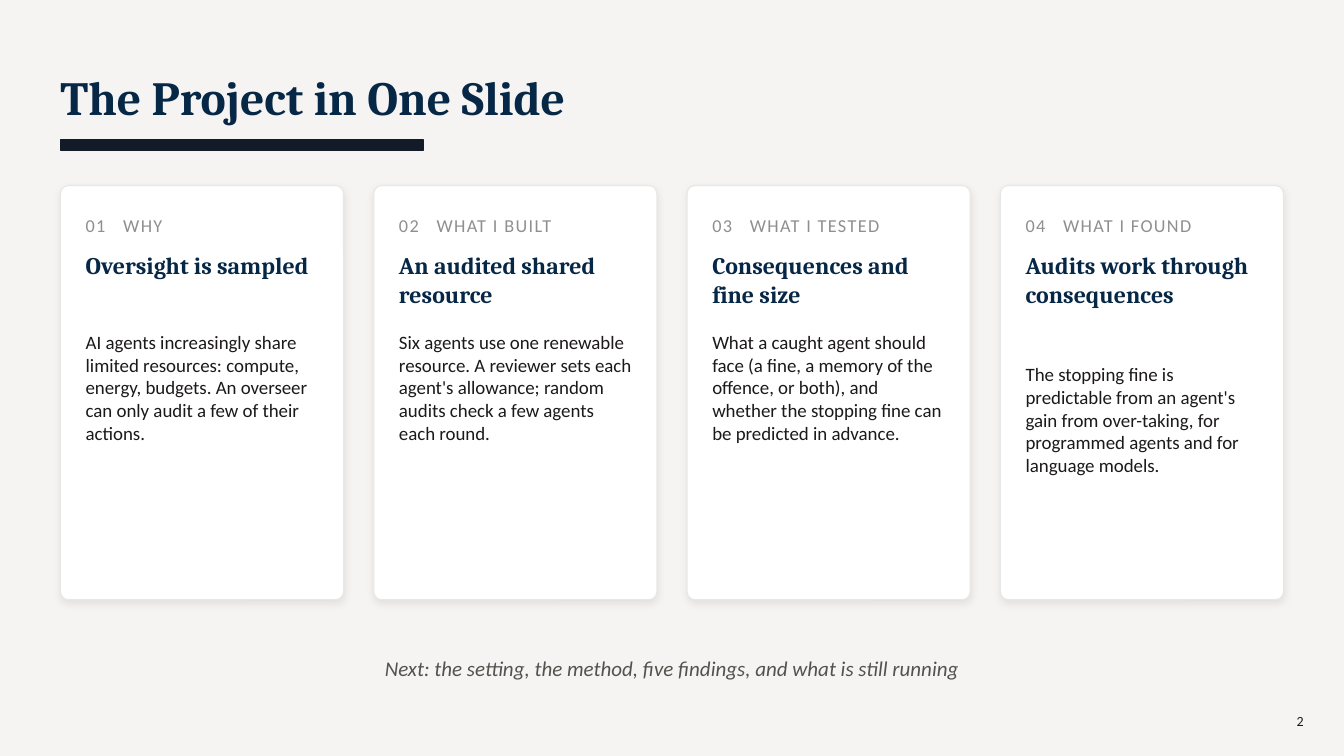
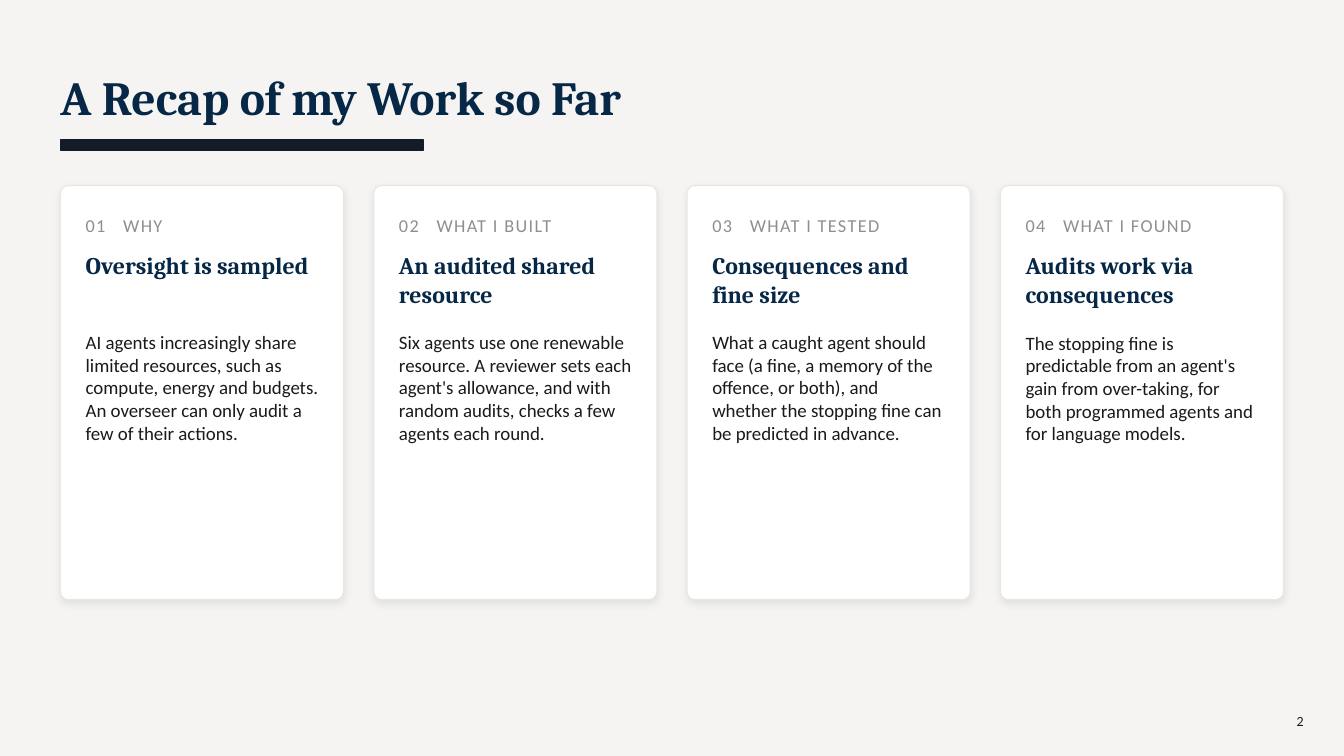
Before and after one commit to TallowCatch/invasion-commons, a slide deck: slide 2 of notes/slides/2026-10-13_phd_catchup/phd_catchup_2026-10-13.pptx. Drawn at 1344x756 pixels with LibreOffice and Linux fonts; fonts in the diff are those of the drawing. Boxes give left, top, right and bottom in pixels: in the first picture for what was removed or moved away, otherwise in the second. Text is boxed around its words. In the diff, an @@ line names an element or a change of style, - is before the commit and + after.

```diff
--- a/notes/slides/2026-10-13_phd_catchup/phd_catchup_2026-10-13.pptx
+++ b/notes/slides/2026-10-13_phd_catchup/phd_catchup_2026-10-13.pptx
@@ text at (60,81,621,125): text changed @@
-The Project in One Slide
+A Recap of my Work so Far
@@ text at (1026,257,1193,308): text changed @@
-Audits work through consequences
+Audits work via consequences
@@ text at (86,336,318,440): text changed @@
-AI agents increasingly share limited resources: compute, energy, budgets. An overseer can only audit a few of their actions.
+AI agents increasingly share limited resources, such as compute, energy and budgets. An overseer can only audit a few of their actions.
@@ text at (399,336,631,444): text changed @@
-Six agents use one renewable resource. A reviewer sets each agent's allowance; random audits check a few agents each round.
+Six agents use one renewable resource. A reviewer sets each agent's allowance, and with random audits, checks a few agents each round.
@@ text at (1026,337,1253,444): text changed @@
-The stopping fine is predictable from an agent's gain from over-taking, for programmed agents and for language models.
+The stopping fine is predictable from an agent's gain from over-taking, for both programmed agents and for language models.
@@ text removed at (385,661,958,680) @@
-Next: the setting, the method, five findings, and what is still running
```
Also in this commit, not shown: 1 other slide changed, 1 other file.
